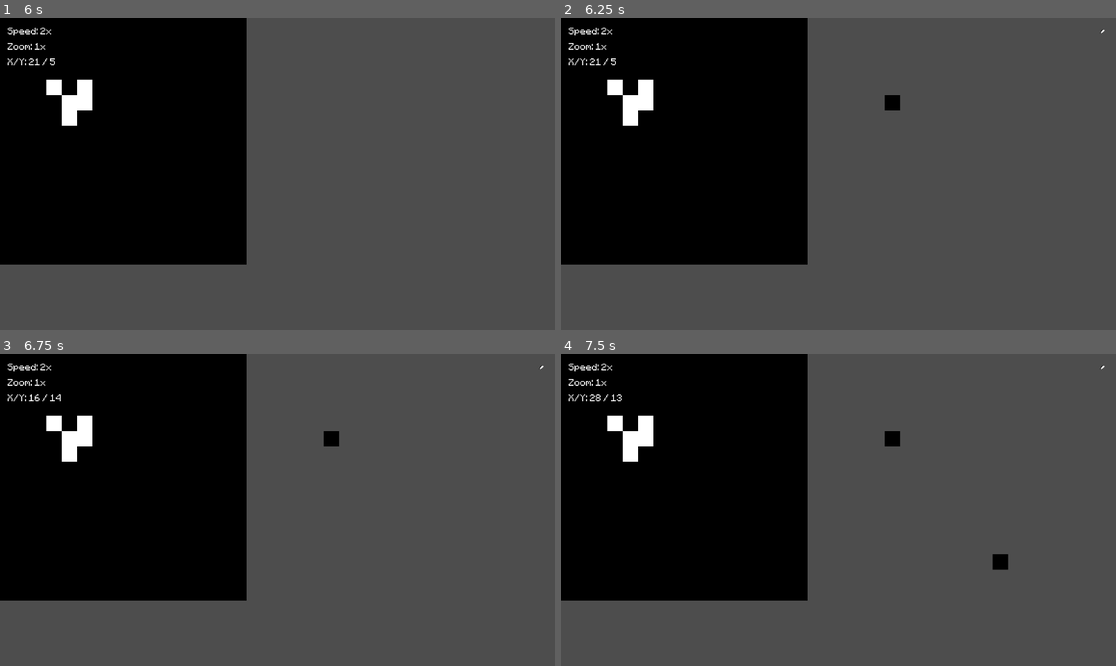
Above: before the commit, frames 1-4 (two rows, left to right).
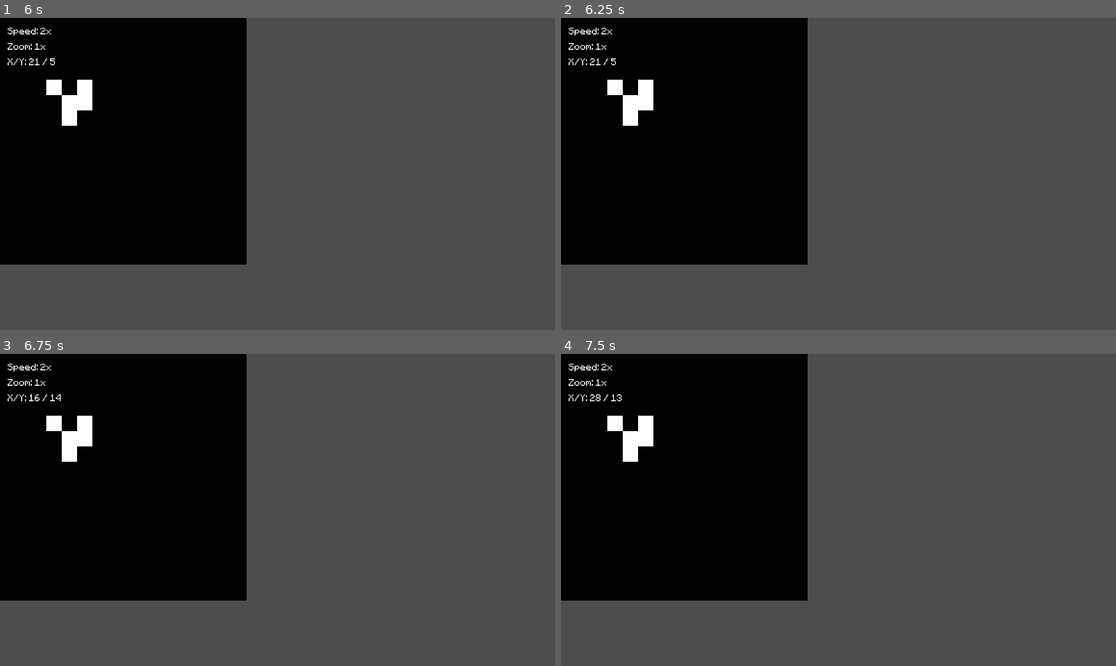
Above: after the commit, the same moments.

Repository: javier-adrian/GOL-GDS
Game: Godot game, scene res://main.tscn
Same seed, same stepped clock (60 frames per second), same inputs: the game is played once before the commit and once after it.
Inputs (mouse positions are in pixels of both pictures, inside the frame that each line leads up to):
- Up to frame 1 (6 s): tap Enter (commit) at 0.5, 0.6, 2.3, 2.75, 3.6, 4.55, 5.75 s; move the mouse to (249, 236) at 0.52 s; tap Space (play) at 0.8, 1.25, 1.35, 3.05, 3.5, 5.3 s; move the mouse to (444, 220) at 1.27 s; right-click (444, 220) at 1.55 s; move the mouse to (111, 127) at 2.02 s; right-click (111, 127) at 2.1 s; move the mouse to (305, 174) at 2.77 s; click (305, 174) at 2.85 s; move the mouse to (194, 96) at 3.52 s; right-click (194, 96) at 3.8 s; move the mouse to (399, 158) at 4.27 s; tap = (faster) at 4.35 s; move the mouse to (166, 189) at 5.02 s; tap . (next) at 5.1 s; move the mouse to (333, 105) at 5.77 s; tap Middle mouse button (pan) at 5.85 s
- Up to frame 2 (6.25 s): right-click (894, 105) at 6.05 s
- Up to frame 3 (6.75 s): tap Space (play) at 6.5, 6.6 s; move the mouse to (249, 572) at 6.52 s
- Up to frame 4 (7.5 s): tap Enter (commit) at 6.8 s; move the mouse to (1005, 556) at 7.27 s; right-click (1005, 556) at 7.35 s

Frame 1 is identical in both runs. In frame 2, 0.1% of the frame differs, in the area x 58-98%, y 3-30%; in frame 3, 0.1%; in frame 4, 0.3%, in the area x 58-98%, y 3-70%.

Commit message:
account for uncommitted changes more frequently

Diff:
--- a/main.gd
+++ b/main.gd
@@ -35,6 +35,7 @@
 		playing = !playing
 		timer.start()
 		viewer.update_playing(playing)
+		world.clear_layer(1)
 	if Input.is_action_just_released("next"):
 		world.update()
 
@@ -42,12 +43,12 @@
 		if Input.is_action_just_released("add"):
 			world.set_cell(1, target, 0, Vector2i(0, 0))
 		if Input.is_action_just_released("remove"):
-			world.set_cell(1, target, 0, Vector2i(1, 0))
+			world.set_cell(1, target)
 		if Input.is_action_just_released("commit"):
 			world.commit()
+	viewer.update_changes(world.uncommitted())
 
 
 func _on_timer_timeout():
-	viewer.update_changes(world.uncommitted())
 	if playing:
 		world.update()
--- a/viewer.gd
+++ b/viewer.gd
@@ -18,6 +18,9 @@
 func update_changes(changes: bool):
 	$UserInterface/Changes.visible = changes
 
+##TODO
+## edit and play mode should be exclusive to each other
+## ui for edit and play mode
 
 func _input(event):
 	if Input.is_action_just_released("zoom in") and not pan_mode:
